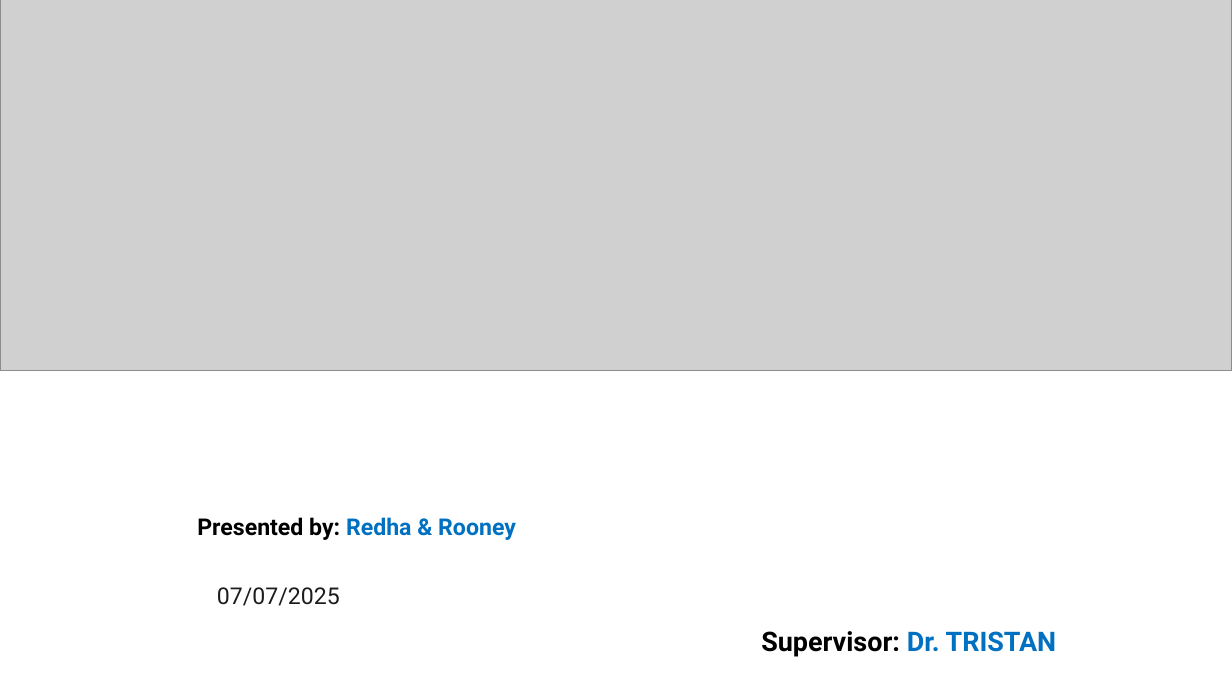
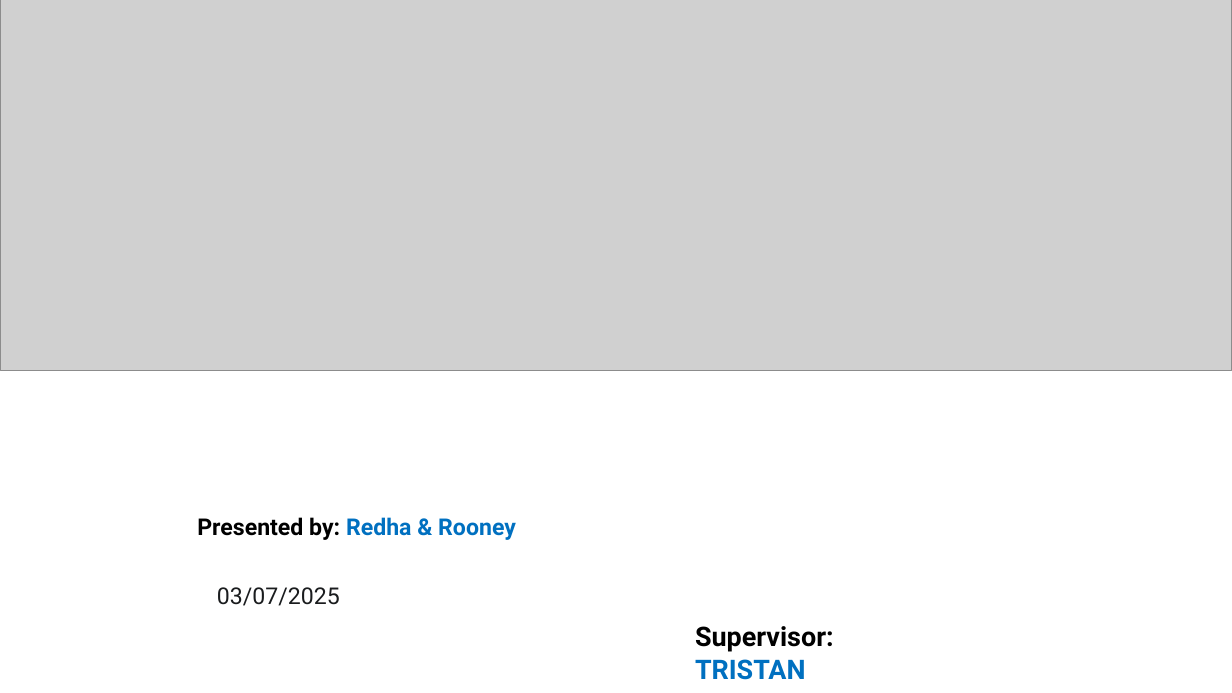
Before and after one commit to RedhaAGGOUN/bank-marketing-, a slide deck: slide 1 of Bank_Marketing.pptx. Drawn at 1232x693 pixels with LibreOffice and Linux fonts; fonts in the diff are those of the drawing; grey boxes stand for pictures. Boxes give left, top, right and bottom in pixels: in the first picture for what was removed or moved away, otherwise in the second. Text is boxed around its words. In the diff, an @@ line names an element or a change of style, - is before the commit and + after.

```diff
--- a/Bank_Marketing.pptx
+++ b/Bank_Marketing.pptx
@@ text at (217, 587, 340, 606): text changed @@
-07/07/2025
+03/07/2025
@@ text at (695, 626, 834, 680): text changed @@
-Supervisor: Dr. TRISTAN
+Supervisor: TRISTAN
```
Also in this commit, not shown: 4 other slides changed, 2 slides added, 10 slides removed.
